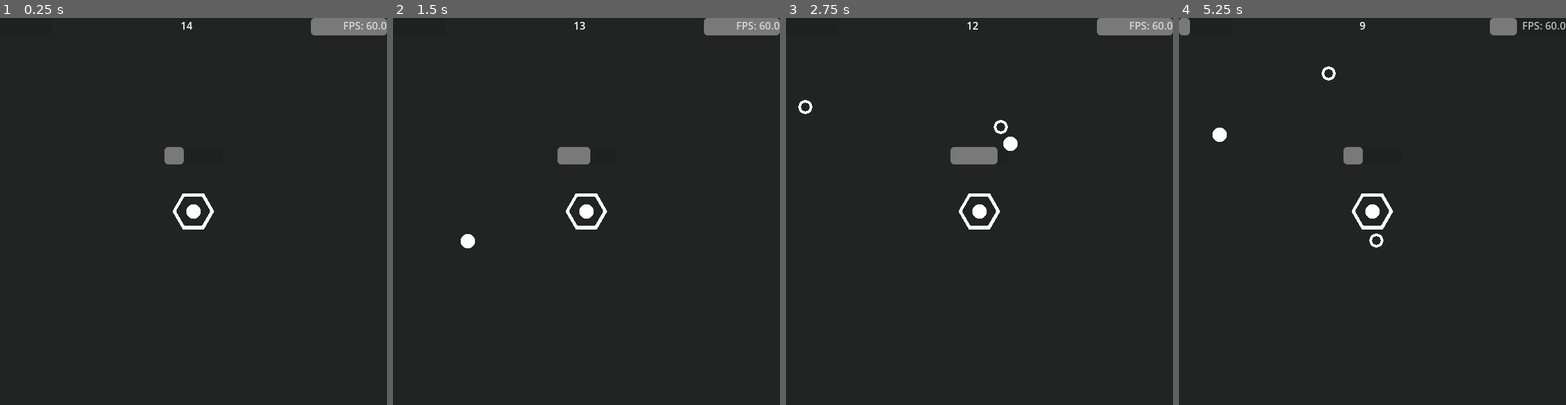
Above: before the commit, frames 1-4 (left to right).
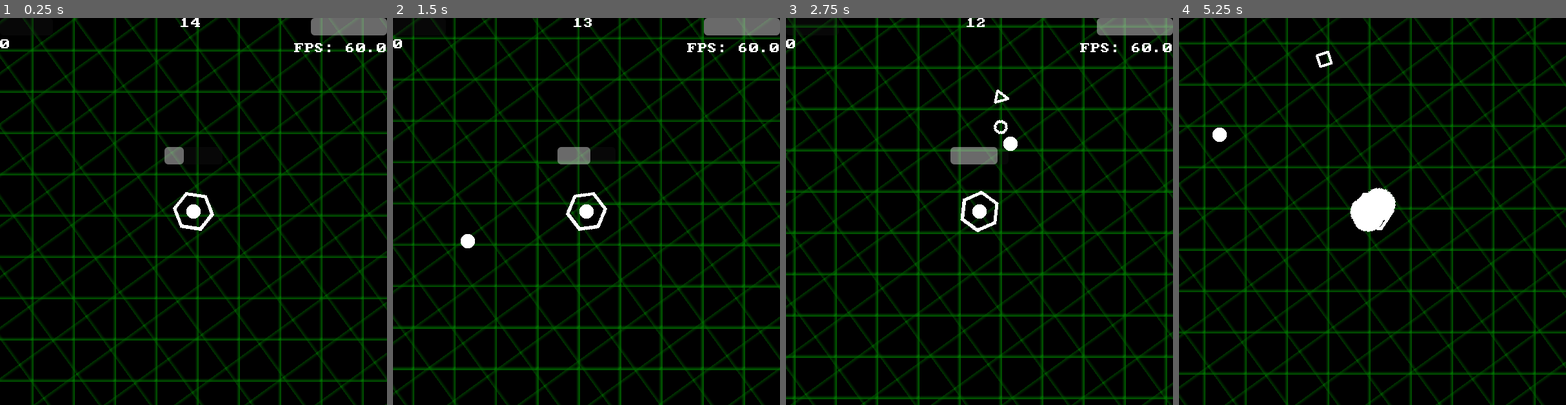
Above: after the commit, the same moments.

Repository: Iviv122/spacefortress
Game: Godot game, scene res://scenes/game.tscn
Same seed, same stepped clock (60 frames per second), same inputs: the game is played once before the commit and once after it.
Inputs (mouse positions are in pixels of both pictures, inside the frame that each line leads up to):
- Up to frame 1 (0.25 s): no input
- Up to frame 2 (1.5 s): tap Enter at 0.5 s; move the mouse to (671, 192) at 0.52 s; move the mouse to (509, 230) at 1.27 s
- Up to frame 3 (2.75 s): move the mouse to (1018, 126) at 2.02 s
- Up to frame 4 (5.25 s): move the mouse to (1353, 288) at 2.77 s; move the mouse to (1488, 269) at 3.52 s; move the mouse to (1256, 153) at 4.27 s; move the mouse to (1391, 211) at 5.02 s

The runs differ from the first frame. In frame 1, 99% of the frame differs, in the area x 0-100%, y 0-100%; in frame 2, 98%; in frame 3, 98%; in frame 4, 100%.

Commit message:
Money. New enemy types

Diff:
--- a/objects/gameplay/enemy/enemy.gd
+++ b/objects/gameplay/enemy/enemy.gd
@@ -1,8 +1,8 @@
 extends Area2D
 class_name Enemy
 
-var speed: float = 2
-var health: float = 1
+@export var speed: float = 2
+@export var health: float = 1
 var dir: Vector2
 
 func _ready():
@@ -32,6 +32,8 @@
 
 func SetDir(a: Vector2) -> void:
     dir = a * speed
+    rotation = dir.angle()
+
 
 func _process(delta):
     global_position += dir * delta
--- a/objects/gameplay/enemy/spawner.gd
+++ b/objects/gameplay/enemy/spawner.gd
@@ -1,9 +1,10 @@
 extends Node2D
 class_name Spawner
 
-@export var e : PackedScene
+@export var e : Array[PackedScene]
 @export var speed : float
 @export var radius : float
+
 var current_reload
 
 func _ready():
@@ -15,7 +16,7 @@
 	var x = randf_range(-6,6)
 	var pos : Vector2  = Vector2(cos(x),sin(x))*90
 
-	var i : Enemy = e.instantiate()
+	var i : Enemy = e.pick_random().instantiate()
 	i.global_position = pos*radius
 	i.SetDir(initPos-pos)
 
--- a/objects/gameplay/player/player.gd
+++ b/objects/gameplay/player/player.gd
@@ -7,9 +7,11 @@
 
 var inventory : Inventory = Inventory.new()
 var health : Health = Health.new()
+var money : Money = Money.new()
 
 func _on_enemy_death():
 	expirience._on_enemy_death()
+	money._on_enemy_death()
 	# inventory ig
 
 func _on_player_got_damage(amount : float):
--- a/objects/gameplay/player/stats/health.gd
+++ b/objects/gameplay/player/stats/health.gd
@@ -29,9 +29,9 @@
 
 func _set_health(value: float) -> void:
 	_current_health = value
-	if CurrentHealth > MaxHealth:
+	if _current_health > MaxHealth:
 		_current_health = MaxHealth
-	if CurrentHealth <= 0:
+	if _current_health <= 0:
 		print("Health : death")
 		death.emit()
 	changed.emit(_current_health, MaxHealth)
--- /dev/null
+++ b/objects/gameplay/player/stats/money.gd
@@ -0,0 +1,22 @@
+class_name Money
+
+signal changed(c : float)
+
+var _current_money: float = 0.0
+
+
+func _on_enemy_death():
+	CurrentMoney += 1
+
+
+var CurrentMoney: float:
+	get:
+		return _current_money
+	set(value):
+		_set_money(value)
+
+func _set_money(value: float) -> void:
+	_current_money = value
+	if _current_money <= 0:
+		_current_money = 0
+	changed.emit(_current_money)
--- /dev/null
+++ b/objects/ui/money.gd
@@ -0,0 +1,16 @@
+extends Label
+class_name MoneyLabel
+
+var p
+
+func _ready():
+	add_to_group("game_over")
+	p = PlayerStatsInstance.money
+	p.changed.connect(update)
+	text = str(int(PlayerStatsInstance.money.CurrentMoney))
+
+func update(a:float):
+	text = str(int(a))
+
+func _on_game_over():
+	queue_free()
--- /dev/null
+++ b/objects/ui/sprite_rotate.gd
@@ -0,0 +1,7 @@
+extends Sprite2D
+class_name RotatingSprite
+
+@export var speed : float
+
+func _process(delta: float) -> void:
+	rotation_degrees += speed*delta
--- a/prefabs/effects/player_destroy.tscn
+++ b/prefabs/effects/player_destroy.tscn
@@ -1,6 +1,6 @@
 [gd_scene load_steps=5 format=3 uid="uid://4h1tdd1q885d"]
 
-[ext_resource type="Texture2D" uid="uid://ds1gcewnl784s" path="res://raw_assets/particle.png" id="1_p85us"]
+[ext_resource type="Texture2D" uid="uid://ds1gcewnl784s" path="res://raw_assets/sprites/particle.png" id="1_p85us"]
 
 [sub_resource type="Curve" id="Curve_fpcqg"]
 _limits = [0.0, 8.196442, 0.0, 1.0]
--- /dev/null
+++ b/prefabs/ingame/enemy_fast.tscn
@@ -0,0 +1,18 @@
+[gd_scene load_steps=4 format=3 uid="uid://bcqup1e3vc10v"]
+
+[ext_resource type="Script" uid="uid://bdiilbfy6yadc" path="res://objects/gameplay/enemy/enemy.gd" id="1_53325"]
+[ext_resource type="Texture2D" uid="uid://caxdyq60ia4fy" path="res://raw_assets/triangle.png" id="2_oxwg1"]
+
+[sub_resource type="CircleShape2D" id="CircleShape2D_ecxuq"]
+
+[node name="Enemy" type="Area2D"]
+script = ExtResource("1_53325")
+speed = 4.0
+health = 0.5
+metadata/_custom_type_script = "uid://bdiilbfy6yadc"
+
+[node name="CollisionShape2D" type="CollisionShape2D" parent="."]
+shape = SubResource("CircleShape2D_ecxuq")
+
+[node name="Sprite2D" type="Sprite2D" parent="."]
+texture = ExtResource("2_oxwg1")
--- /dev/null
+++ b/prefabs/ingame/enemy_slow.tscn
@@ -0,0 +1,18 @@
+[gd_scene load_steps=4 format=3 uid="uid://c0i3wg4l8aol0"]
+
+[ext_resource type="Script" uid="uid://bdiilbfy6yadc" path="res://objects/gameplay/enemy/enemy.gd" id="1_pjcqi"]
+[ext_resource type="Texture2D" uid="uid://djah1d1c0qopg" path="res://raw_assets/square.png" id="2_pjcqi"]
+
+[sub_resource type="CircleShape2D" id="CircleShape2D_ecxuq"]
+
+[node name="Enemy" type="Area2D"]
+script = ExtResource("1_pjcqi")
+speed = 1.0
+health = 2.0
+metadata/_custom_type_script = "uid://bdiilbfy6yadc"
+
+[node name="CollisionShape2D" type="CollisionShape2D" parent="."]
+shape = SubResource("CircleShape2D_ecxuq")
+
+[node name="Sprite2D" type="Sprite2D" parent="."]
+texture = ExtResource("2_pjcqi")
--- a/prefabs/ingame/main_player_tower.tscn
+++ b/prefabs/ingame/main_player_tower.tscn
@@ -1,10 +1,11 @@
-[gd_scene load_steps=8 format=3 uid="uid://c74yyn60hkwom"]
+[gd_scene load_steps=9 format=3 uid="uid://c74yyn60hkwom"]
 
 [ext_resource type="Script" uid="uid://dniiyisbbtlfx" path="res://objects/gameplay/player/body/player_body.gd" id="1_6demg"]
 [ext_resource type="Script" uid="uid://diuoc7purwrta" path="res://objects/gameplay/player/body/player_shooter.gd" id="2_8yf5k"]
 [ext_resource type="PackedScene" uid="uid://4h1tdd1q885d" path="res://prefabs/effects/player_destroy.tscn" id="2_p3mky"]
-[ext_resource type="Texture2D" uid="uid://bkl0pothf0pjr" path="res://raw_assets/wirehexagon.png" id="2_p3vau"]
+[ext_resource type="Texture2D" uid="uid://bkl0pothf0pjr" path="res://raw_assets/sprites/wirehexagon.png" id="2_p3vau"]
 [ext_resource type="PackedScene" uid="uid://crn7ostplg6n3" path="res://prefabs/ingame/bullet.tscn" id="3_akihm"]
+[ext_resource type="Script" uid="uid://cgoxmrkl2ceb4" path="res://objects/ui/sprite_rotate.gd" id="4_ir2om"]
 [ext_resource type="Script" uid="uid://c1lwwnddbqrhu" path="res://objects/util/destroy_on_game_over.gd" id="6_ulw3n"]
 
 [sub_resource type="CircleShape2D" id="CircleShape2D_so03h"]
@@ -21,6 +22,9 @@
 [node name="Sprite2D" type="Sprite2D" parent="."]
 scale = Vector2(0.5, 0.5)
 texture = ExtResource("2_p3vau")
+script = ExtResource("4_ir2om")
+speed = 35.0
+metadata/_custom_type_script = "uid://cgoxmrkl2ceb4"
 
 [node name="PlayerShooter" type="Node2D" parent="." node_paths=PackedStringArray("b")]
 script = ExtResource("2_8yf5k")
--- a/prefabs/ingame/spawner.tscn
+++ b/prefabs/ingame/spawner.tscn
@@ -1,11 +1,13 @@
-[gd_scene load_steps=3 format=3 uid="uid://dfh0nudgl6j6c"]
+[gd_scene load_steps=5 format=3 uid="uid://dfh0nudgl6j6c"]
 
 [ext_resource type="Script" uid="uid://383rrnsy3s2" path="res://objects/gameplay/enemy/spawner.gd" id="1_p4gkq"]
-[ext_resource type="PackedScene" uid="uid://dsf7ailbkgvdg" path="res://prefabs/ingame/enemy.tscn" id="2_ohdau"]
+[ext_resource type="PackedScene" uid="uid://dsf7ailbkgvdg" path="res://prefabs/ingame/enemy_normal.tscn" id="2_ohdau"]
+[ext_resource type="PackedScene" uid="uid://bcqup1e3vc10v" path="res://prefabs/ingame/enemy_fast.tscn" id="2_y5m3e"]
+[ext_resource type="PackedScene" uid="uid://c0i3wg4l8aol0" path="res://prefabs/ingame/enemy_slow.tscn" id="3_lecqo"]
 
 [node name="Spawner" type="Node2D"]
 script = ExtResource("1_p4gkq")
-e = ExtResource("2_ohdau")
+e = Array[PackedScene]([ExtResource("2_y5m3e"), ExtResource("3_lecqo"), ExtResource("2_ohdau")])
 speed = 1.0
 radius = 5.0
 metadata/_custom_type_script = "uid://383rrnsy3s2"
--- a/project.godot
+++ b/project.godot
@@ -39,6 +39,10 @@
 next_shopping_step=""
 player_got_damage=""
 
+[gui]
+
+theme/custom_font="uid://dxle2yh3pvkyg"
+
 [input]
 
 shoot={
@@ -55,4 +59,4 @@
 renderer/rendering_method="gl_compatibility"
 renderer/rendering_method.mobile="gl_compatibility"
 anti_aliasing/screen_space_roughness_limiter/enabled=false
-environment/defaults/default_clear_color=Color(0.13333334, 0.13725491, 0.13725491, 1)
+environment/defaults/default_clear_color=Color(0, 0, 0, 1)
--- a/scenes/gameplay.tscn
+++ b/scenes/gameplay.tscn
@@ -1,9 +1,37 @@
-[gd_scene load_steps=5 format=3 uid="uid://b1aad6rat5ee0"]
+[gd_scene load_steps=10 format=3 uid="uid://b1aad6rat5ee0"]
 
 [ext_resource type="Script" uid="uid://ctbx8d6xsy3ia" path="res://objects/gameplay/game_play_entrypoint.gd" id="1_ct7aa"]
 [ext_resource type="PackedScene" uid="uid://dfh0nudgl6j6c" path="res://prefabs/ingame/spawner.tscn" id="2_ocj2s"]
 [ext_resource type="PackedScene" uid="uid://c74yyn60hkwom" path="res://prefabs/ingame/main_player_tower.tscn" id="3_din8e"]
 [ext_resource type="PackedScene" uid="uid://dtl7semelajrn" path="res://scenes/in_game_ui.tscn" id="4_ct7aa"]
+[ext_resource type="Shader" uid="uid://dckpvux8alhwm" path="res://shaders/background_grid.gdshader" id="5_ocj2s"]
+
+[sub_resource type="ShaderMaterial" id="ShaderMaterial_ocj2s"]
+shader = ExtResource("5_ocj2s")
+shader_parameter/color = Color(0, 0.43137255, 0, 0.4509804)
+shader_parameter/size = Vector2(1000, 1000)
+shader_parameter/line_width = 0.1
+shader_parameter/offset = Vector2(0, 0)
+shader_parameter/grid_size = 64.0
+shader_parameter/speed = 15.0
+
+[sub_resource type="Gradient" id="Gradient_4bh5q"]
+offsets = PackedFloat32Array(1)
+colors = PackedColorArray(1, 1, 1, 1)
+
+[sub_resource type="GradientTexture2D" id="GradientTexture2D_e124b"]
+gradient = SubResource("Gradient_4bh5q")
+width = 1000
+height = 1000
+
+[sub_resource type="ShaderMaterial" id="ShaderMaterial_din8e"]
+shader = ExtResource("5_ocj2s")
+shader_parameter/color = Color(0, 0.43137255, 0, 0.7764706)
+shader_parameter/size = Vector2(1000, 1000)
+shader_parameter/line_width = 0.1
+shader_parameter/offset = Vector2(0, 0)
+shader_parameter/grid_size = 64.0
+shader_parameter/speed = 15.0
 
 [node name="Gameplay" type="Node2D"]
 script = ExtResource("1_ct7aa")
@@ -12,6 +40,16 @@
 duration = 15.0
 metadata/_custom_type_script = "uid://ctbx8d6xsy3ia"
 
+[node name="minigrid" type="Sprite2D" parent="."]
+material = SubResource("ShaderMaterial_ocj2s")
+position = Vector2(51, 14)
+rotation = 2.5144951
+texture = SubResource("GradientTexture2D_e124b")
+
+[node name="grid" type="Sprite2D" parent="."]
+material = SubResource("ShaderMaterial_din8e")
+texture = SubResource("GradientTexture2D_e124b")
+
 [node name="InGameUI" parent="." instance=ExtResource("4_ct7aa")]
 
 [node name="WaveTimer" parent="InGameUI" index="0" node_paths=PackedStringArray("t")]
--- a/scenes/in_game_ui.tscn
+++ b/scenes/in_game_ui.tscn
@@ -1,9 +1,10 @@
-[gd_scene load_steps=5 format=3 uid="uid://dtl7semelajrn"]
+[gd_scene load_steps=6 format=3 uid="uid://dtl7semelajrn"]
 
 [ext_resource type="Script" uid="uid://d4ml58s2d4g8i" path="res://objects/ui/wave_time_left.gd" id="1_fqvwy"]
 [ext_resource type="Script" uid="uid://dymmq1a8an8r" path="res://objects/ui/fps_meter.gd" id="2_ria60"]
 [ext_resource type="Script" uid="uid://cs3v487omy35j" path="res://objects/ui/xp_progression.gd" id="3_6qwj3"]
 [ext_resource type="Script" uid="uid://cty84g153l6p6" path="res://objects/ui/health_meter.gd" id="4_276nr"]
+[ext_resource type="Script" uid="uid://bl76jg5jjmw0u" path="res://objects/ui/money.gd" id="5_ria60"]
 
 [node name="InGameUI" type="CanvasLayer"]
 
@@ -23,7 +24,8 @@
 anchor_left = 1.0
 anchor_right = 1.0
 offset_left = -40.0
-offset_bottom = 23.0
+offset_top = 39.0
+offset_bottom = 62.0
 grow_horizontal = 0
 script = ExtResource("2_ria60")
 metadata/_custom_type_script = "uid://dymmq1a8an8r"
@@ -48,3 +50,10 @@
 show_percentage = false
 script = ExtResource("4_276nr")
 metadata/_custom_type_script = "uid://cty84g153l6p6"
+
+[node name="MoneyLabel" type="Label" parent="."]
+offset_top = 33.0
+offset_right = 40.0
+offset_bottom = 49.0
+script = ExtResource("5_ria60")
+metadata/_custom_type_script = "uid://bl76jg5jjmw0u"
--- /dev/null
+++ b/shaders/background_grid.gdshader
@@ -0,0 +1,18 @@
+shader_type canvas_item;
+render_mode blend_mix;
+
+uniform vec4 color : source_color;
+uniform vec2 size = vec2(1280.0, 720.0);
+uniform float line_width : hint_range(0, 1) = 0.1;
+uniform vec2 offset = vec2(0.0, 0.0);
+uniform float grid_size = 16.0;
+uniform float speed = 1;
+
+void fragment() {
+	vec2 uv = (offset+TIME*speed / size) + UV;
+	vec2 r = mod(size * uv, vec2(grid_size));
+	vec2 lines = smoothstep(1.0 - line_width, 1, r / vec2(grid_size));
+	float alpha = dot(lines, vec2(1.0, 1.0));
+	COLOR.rgb = color.rgb;
+	COLOR.a = alpha*color.a;
+}
Not shown, added: objects/gameplay/player/stats/money.gd.uid
Not shown, added: objects/ui/money.gd.uid
Not shown, added: objects/ui/sprite_rotate.gd.uid
Renamed: prefabs/ingame/enemy.tscn -> prefabs/ingame/enemy_normal.tscn
Binary file added: raw_assets/Web437_IBM_EGA_8x8.woff
Not shown, added: raw_assets/Web437_IBM_EGA_8x8.woff.import
Binary file added: raw_assets/circle.png
Not shown, added: raw_assets/circle.png.import
Renamed: raw_assets/particle.png -> raw_assets/sprites/particle.png
Not shown, changed: raw_assets/sprites/particle.png.import
Renamed: raw_assets/wirehexagon.png -> raw_assets/sprites/wirehexagon.png
Not shown, added: raw_assets/sprites/wirehexagon.png.import
(and 5 more such lines)
